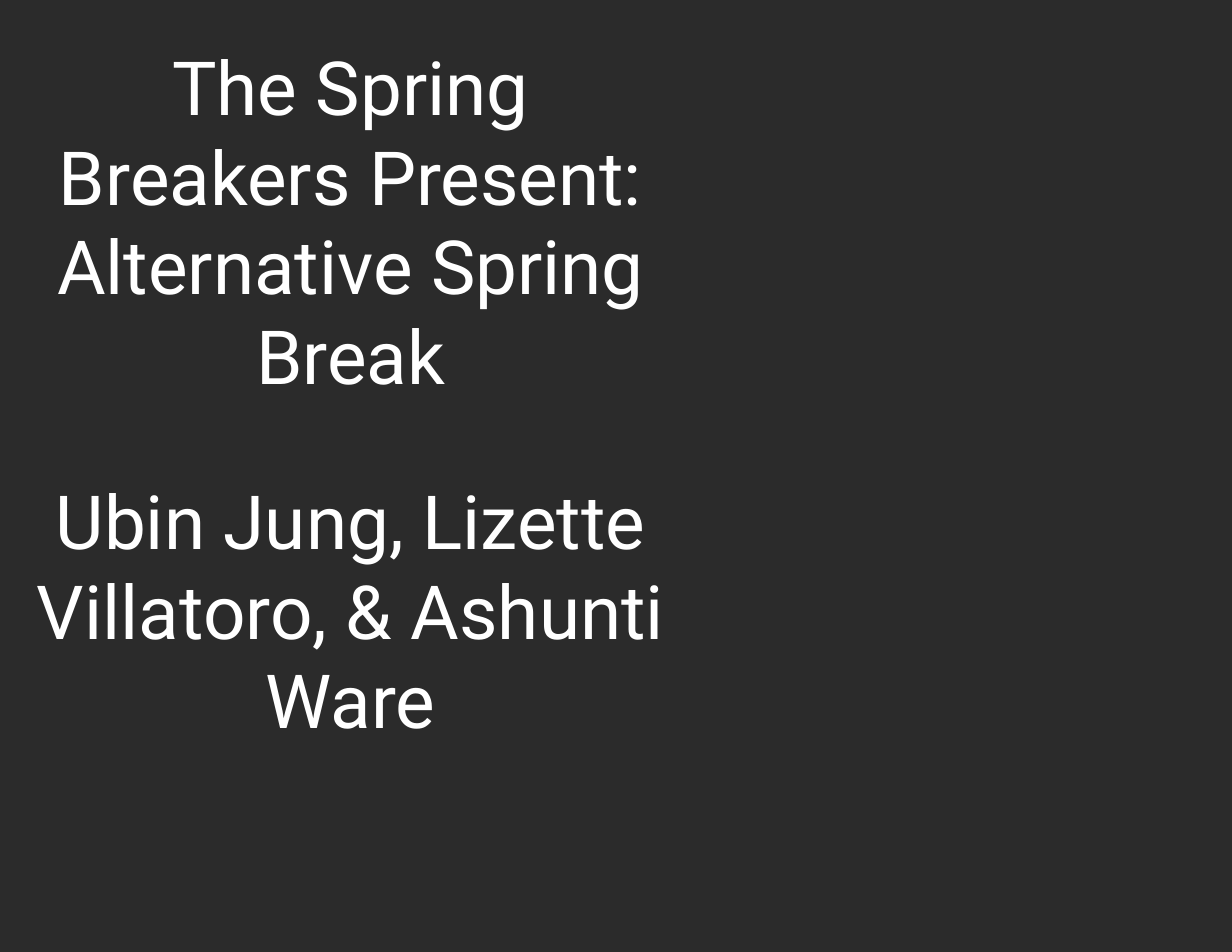
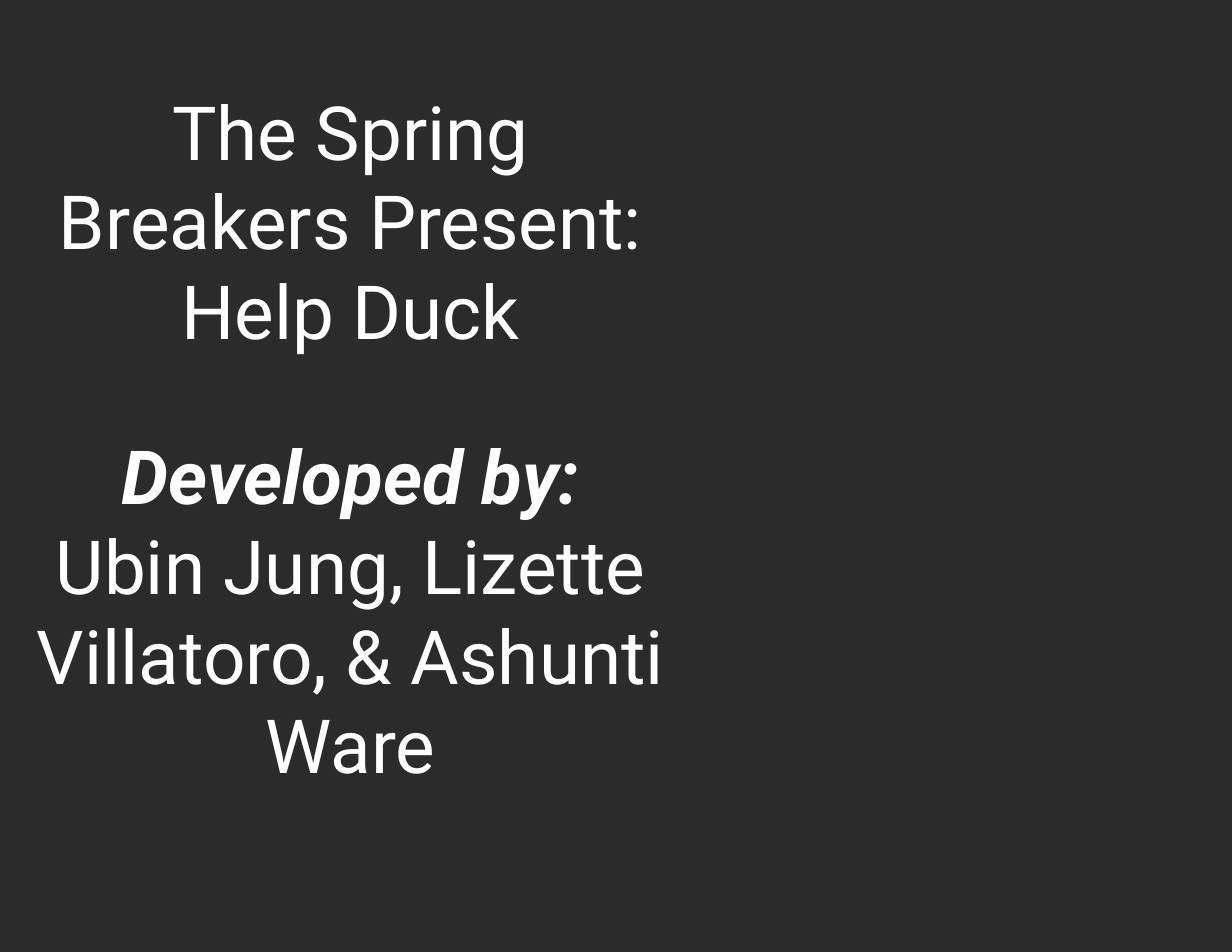
Before and after one commit to partnershipPrograms-instructorMelissa/jan23cohort, a slide deck: slide 13 of Graduation/2023 Graduation.pptx. Drawn at 1232x952 pixels with LibreOffice and Linux fonts; fonts in the diff are those of the drawing; background and template pictures are left out; a plain dark background stands for a picture behind light text. Boxes give left, top, right and bottom in pixels: in the first picture for what was removed or moved away, otherwise in the second. Text is boxed around its words. In the diff, an @@ line names an element or a change of style, - is before the commit and + after.

```diff
--- a/Graduation/2023 Graduation.pptx
+++ b/Graduation/2023 Graduation.pptx
@@ title at [181, 283, 520, 354]: text changed @@
-Alternative Spring Break
+Help Duck
@@ title at [122, 448, 579, 520]: paragraph added @@
+Developed by:
```
Also in this commit, not shown: 4 other slides changed.
